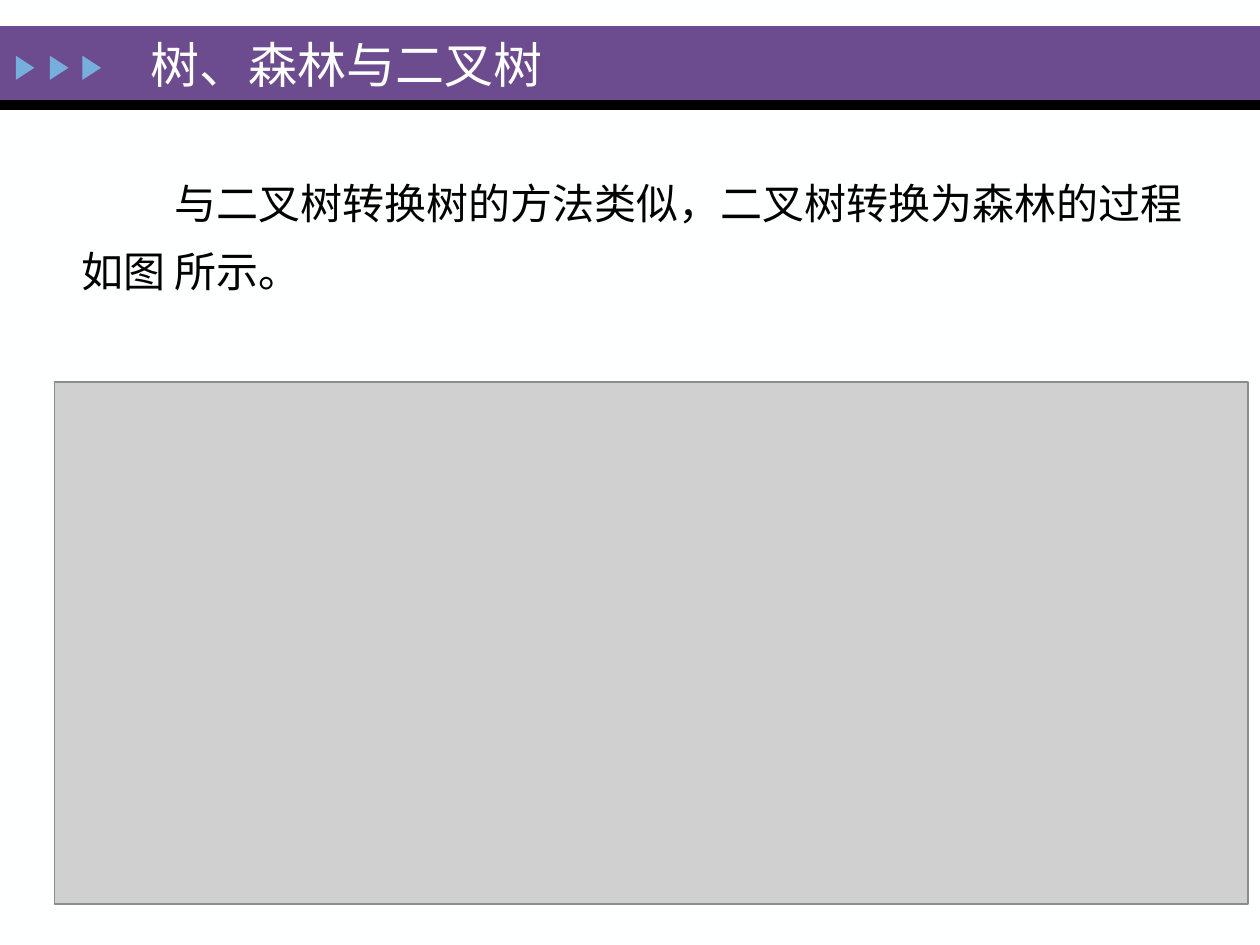
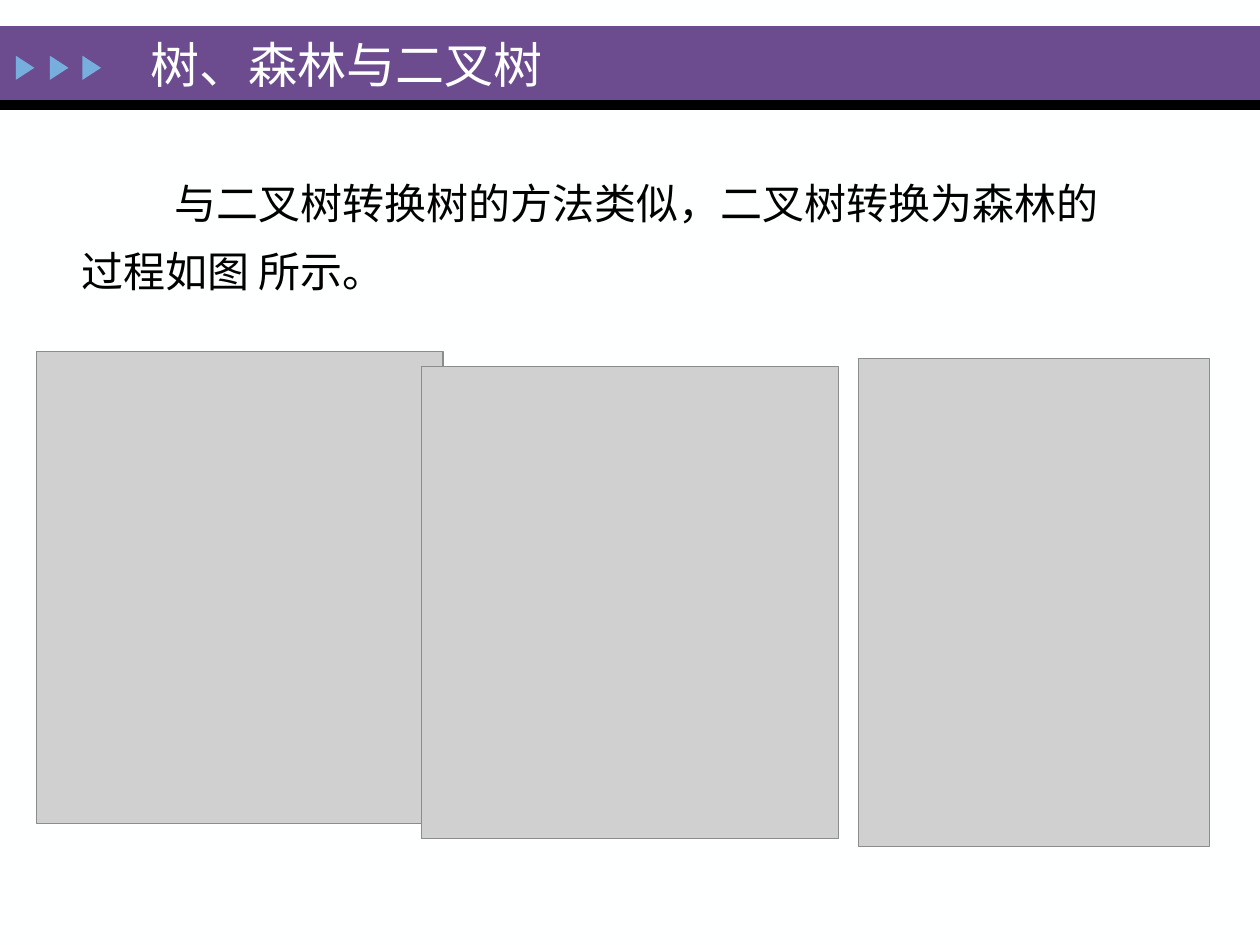
Before and after one commit to zeemeil/zeemeil.github.io, a slide deck: slide 143 of files/2025_1_DS/0402_DS_Tree.pptx. Drawn at 1260x945 pixels with LibreOffice and Linux fonts; fonts in the diff are those of the drawing; grey boxes stand for pictures. Boxes give left, top, right and bottom in pixels: in the first picture for what was removed or moved away, otherwise in the second. Text is boxed around its words. In the diff, an @@ line names an element or a change of style, - is before the commit and + after.

```diff
--- a/files/2025_1_DS/0402_DS_Tree.pptx
+++ b/files/2025_1_DS/0402_DS_Tree.pptx
@@ text "与二叉树转换树的方法类似，二叉树转换为森林的过程如图 所示。" rewrapped from (x1=81, y1=183, x2=1182, y2=291) to (x1=81, y1=183, x2=1098, y2=291) @@
@@ picture resized from (x1=54, y1=382, x2=1247, y2=903) to (x1=37, y1=352, x2=444, y2=824) @@
@@ picture added at (x1=858, y1=358, x2=1210, y2=847) @@
@@ picture added at (x1=422, y1=367, x2=839, y2=839) @@
```
Also in this commit, not shown: 9 other slides changed, 5 other files.
